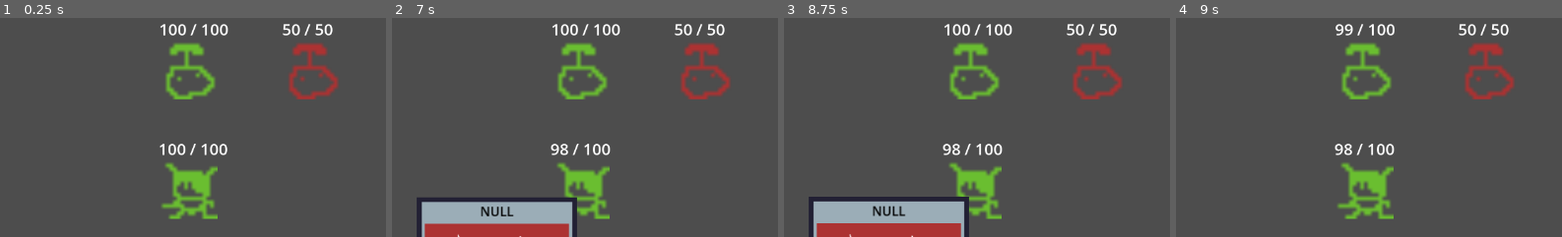
Above: before the commit, frames 1-4 (left to right).
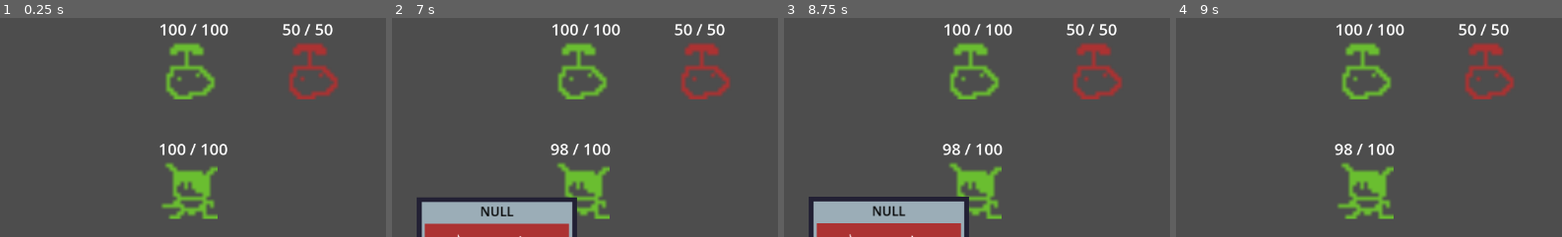
Above: after the commit, the same moments.

Repository: Saplings-Projects/1M_sub
Game: Godot game, scene res://#Scenes/TestingScene.tscn
Two runs of this game, one before a commit and one after it. Both use one fixed random seed, a clock stepped at 60 frames per second and the inputs below.
Inputs (mouse positions are % of the whole screen's width and height, from its top left):
- Up to frame 1 (0.25 s): no input
- Up to frame 2 (7 s): click (46, 86) at 0.52 s; click "0" at 1.25 s; click "end turn" at 2 s; click "8" at 2.75 s; click "0" at 3.5 s; click (28, 88) at 4.27 s; click "0" at 5 s; click "0" at 5.75 s; click (34, 87) at 6.52 s
- Up to frame 3 (8.75 s): click "0" at 7.25 s; click "0" at 8 s
- Up to frame 4 (9 s): tap Enter at 8.75 s; drag from (47, 12) to (47, 39) at 8.77 s
The pictures show only the part of the screen within x 22-72%, y 0-50%; the shares and areas given below are measured in that part.

Frames 1-3 are identical in both runs. In frame 4, 0.4% of the frame differs, in the area x 41-60%, y 2-9%.

Commit message:
Cut all of the unnecessary code in CardBase

Diff:
--- a/Cards/CardBase.gd
+++ b/Cards/CardBase.gd
@@ -13,14 +13,6 @@
 ## wish to take damage in some contexts.
 ## For example, consider the card: "Deal 10 damage to all enemies, but take 3 damage"
 
-@export var damage_to_apply_to_target: float = 0.0
-@export var damage_to_apply_to_caster: float = 0.0
-@export var status_to_apply_to_target: Array[StatusBase]
-@export var status_to_apply_to_caster: Array[StatusBase]
-@export var affect_all_targets: bool = false
-@export var affect_all_casters: bool = false
-@export var amount_of_cards_to_draw: int = 0
-@export var amount_of_cards_to_discard: int = 0
 @export var application_type: Enums.ApplicationType = Enums.ApplicationType.ENEMY_ONLY
 @export var card_title: String = "NULL"
 @export var card_key_art: ImageTexture = null
@@ -50,24 +42,8 @@
 
 func on_card_play(caster: Entity, target: Entity) -> void:
 	_apply_all_effects(target)
-	_deal_damage(caster, target)
-	_apply_status(caster, target)
-	_draw_cards()
-	_discard_random_cards()
 	CardManager.on_card_action_finished.emit(self)
 	# TODO add other functionality that lots of cards may share (eg: restore AP)
-
-
-# override in child cards if you want to deal damage in a unique way
-func _deal_damage(caster: Entity, target: Entity) -> void:
-	# damage target
-	if damage_to_apply_to_target != 0.0:
-		_damage_entity(caster, target, damage_to_apply_to_target, affect_all_targets)
-
-	#damage caster
-	if damage_to_apply_to_caster != 0.0:
-		_damage_entity(caster, caster, damage_to_apply_to_caster, affect_all_casters)
-
 
 func _damage_entity(caster: Entity, target: Entity, damage_amount: float, damage_all: bool) -> void:
 	var target_damage_data: DealDamageData = DealDamageData.new()
@@ -83,29 +59,3 @@
 			party_member.get_health_component().deal_damage(target_damage_data)
 	else:
 		target.get_health_component().deal_damage(target_damage_data)
-
-
-func _apply_status(caster: Entity, target: Entity) -> void:
-	# apply status to caster
-	for status: StatusBase in status_to_apply_to_caster:
-		if affect_all_casters:
-			for party_member: Entity in caster.get_party_component().party:
-				party_member.get_status_component().add_status(status, caster)
-		else:
-			caster.get_status_component().add_status(status, caster)
-
-	# apply status to target
-	for status: StatusBase in status_to_apply_to_target:
-		if affect_all_targets:
-			for party_member: Entity in target.get_party_component().party:
-				party_member.get_status_component().add_status(status, caster)
-		else:
-			target.get_status_component().add_status(status, caster)
-
-
-func _draw_cards() -> void:
-	CardManager.card_container.draw_cards(amount_of_cards_to_draw)
-
-
-func _discard_random_cards() -> void:
-	CardManager.card_container.discard_random_card(amount_of_cards_to_discard)
